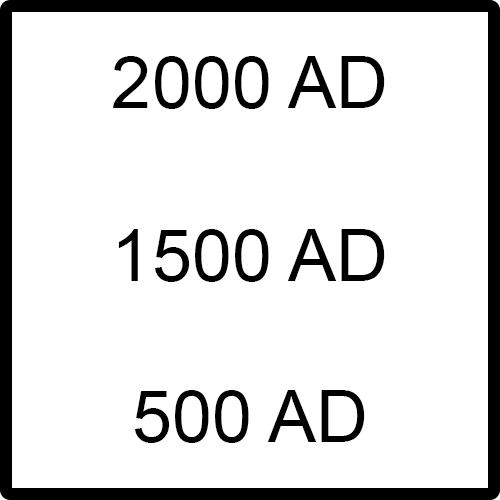
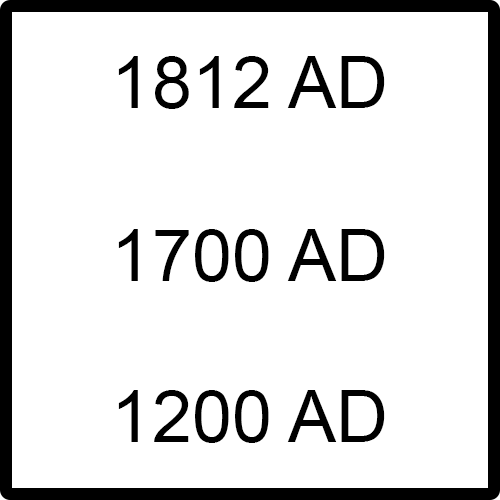
Comparing the layer stacks of the two 500 x 500 images. Changes:
renamed "500 AD" to "1200 AD", painted on it over [left=118, top=390, right=385, bottom=443]
renamed "1500 AD" to "1700 AD", painted on it over [left=155, top=230, right=190, bottom=282]
renamed "2000 AD" to "1812 AD", painted on it over [left=113, top=56, right=269, bottom=109]
painted on "Rounded Rectangle 1", unmasked it over [left=113, top=56, right=385, bottom=443]
